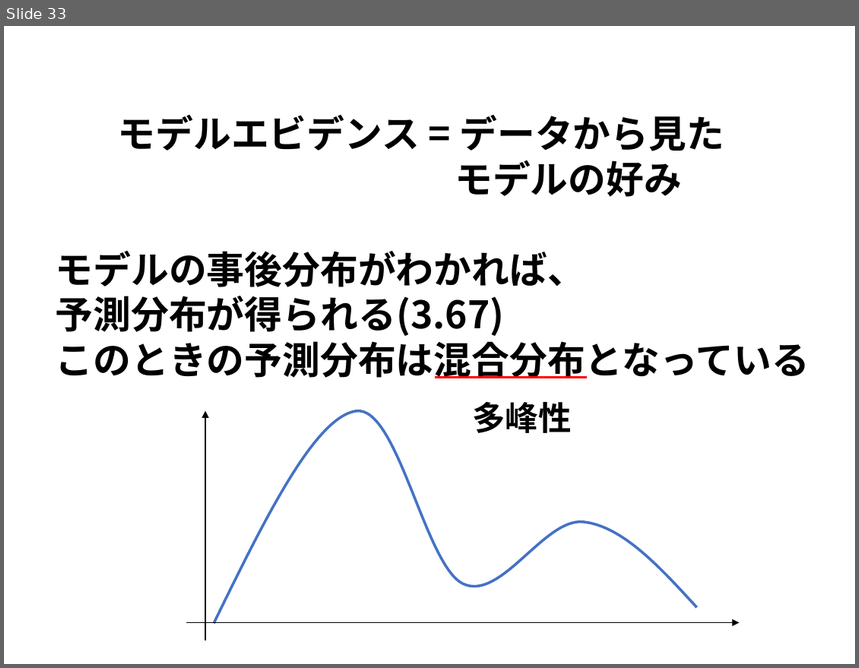
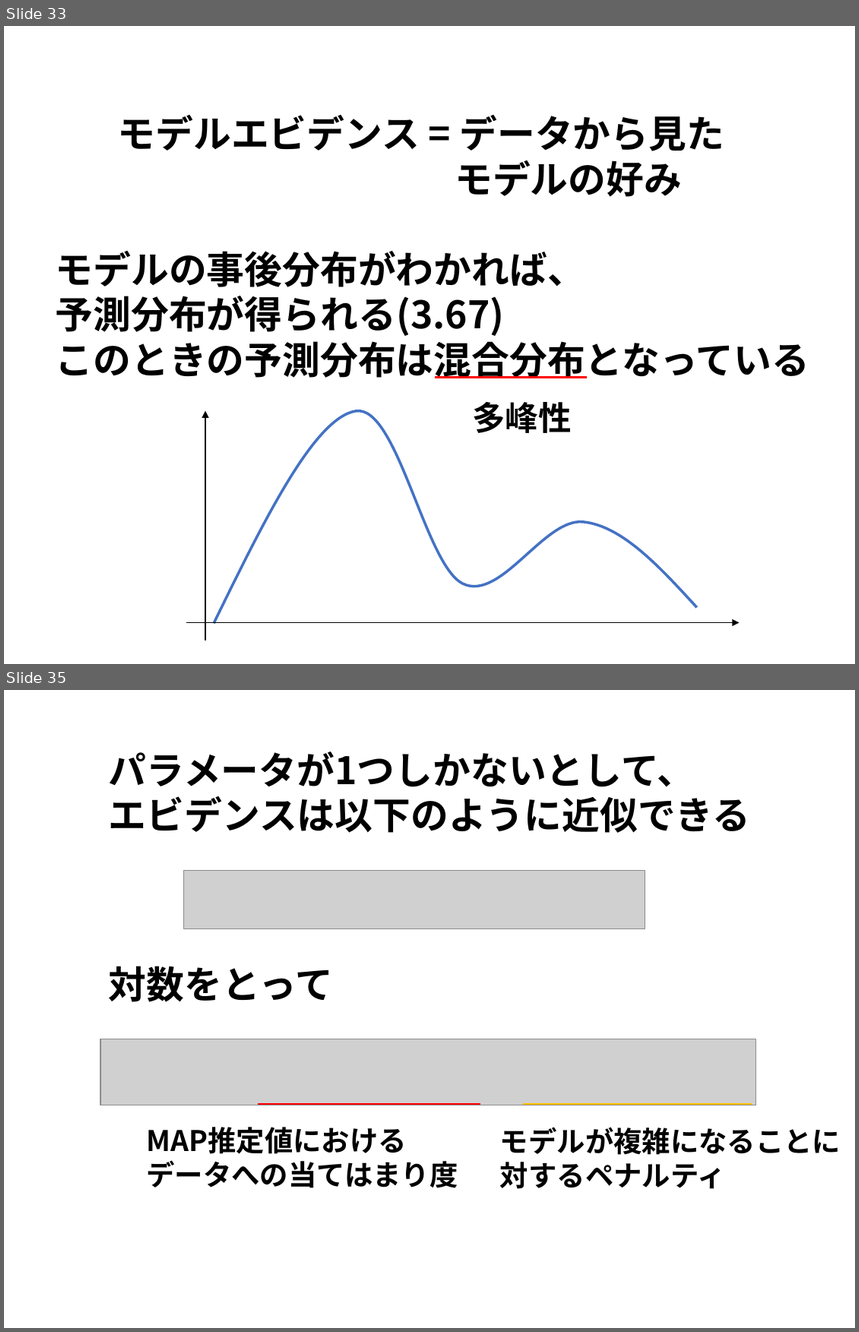
Before and after one commit to j-i-k-o/PRMLSeminar, a slide deck: 3章/PRML3章.pptx. Shown one above the other, each under a label of ours: slide 33 before the commit, slides 33 and 35 after it; the slides between them are not shown. The pictures are 859x668 and 859x1332 pixels, drawn with LibreOffice and Linux fonts; fonts in the diff are those of the drawing; grey boxes stand for pictures. Boxes give left, top, right and bottom in pixels: in the first picture for what was removed or moved away, otherwise in the second. Text is boxed around its words. In the diff, an @@ line names an element or a change of style, - is before the commit and + after.

```diff
--- a/3章/PRML3章.pptx
+++ b/3章/PRML3章.pptx
@@ slide 35 added at (4, 690, 855, 1328), background #FFFFFF @@
@@ text added at (109, 752, 751, 833), 32 pt, text #000000, bold @@
+パラメータが1つしかないとして、
+エビデンスは以下のように近似できる
@@ picture added at (184, 870, 645, 929) @@
@@ text added at (109, 966, 333, 1002), 32 pt, text #000000, bold @@
+対数をとって
@@ picture added at (101, 1039, 756, 1106) @@
@@ line added from (258, 1104) to (481, 1104), #FF0000 1.5 pt @@
@@ line added from (523, 1104) to (752, 1104), #FFC000 1.5 pt @@
@@ text added at (147, 1127, 458, 1189), 24 pt, text #000000, bold @@
+MAP推定値における
+データへの当てはまり度
@@ text added at (500, 1127, 841, 1189), 24 pt, text #000000, bold @@
+モデルが複雑になることに対するペナルティ
```
Also in this commit, not shown: 15 other slides added, 1 slide removed, 2 other files.
